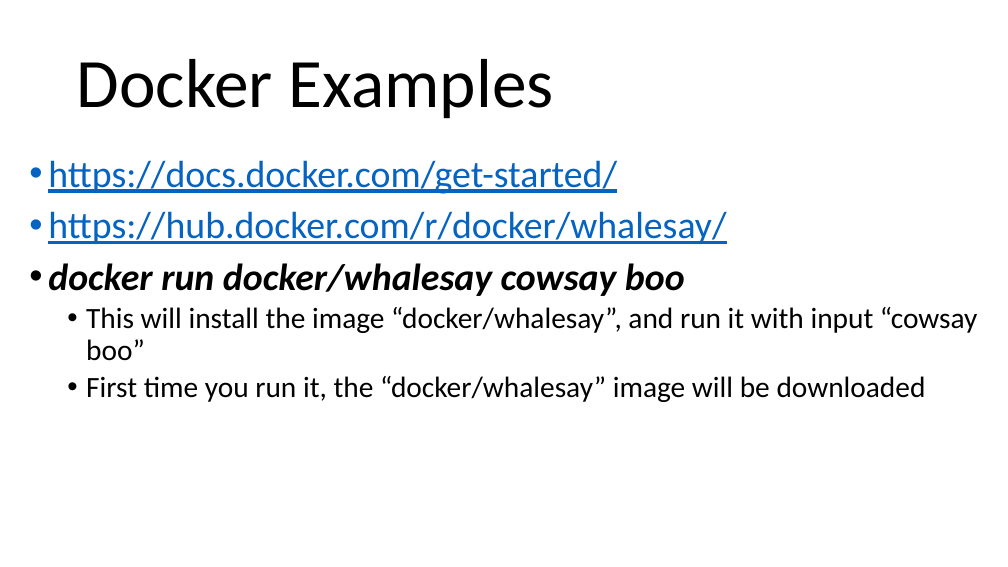
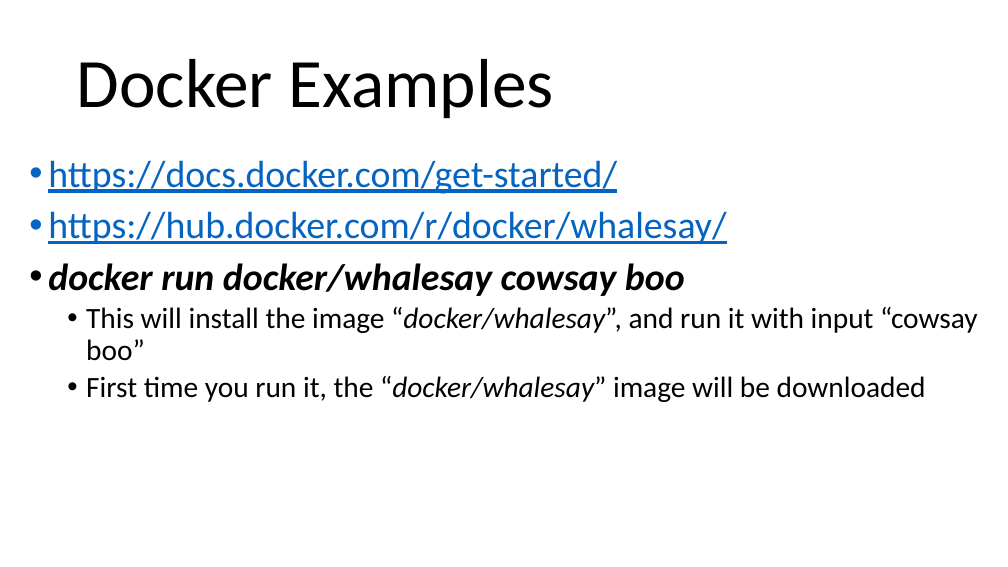
Before and after one commit to arcuri82/testing_security_development_enterprise_systems, a slide deck: slide 54 of doc/intro/slides/lesson_07_jsf.pptx (slide 56 before the commit). Drawn at 1008x567 pixels with LibreOffice and Linux fonts; fonts in the diff are those of the drawing. Boxes give left, top, right and bottom in pixels: in the first picture for what was removed or moved away, otherwise in the second. Text is boxed around its words. In the diff, an @@ line names an element or a change of style, - is before the commit and + after.

```diff
--- a/doc/intro/slides/lesson_07_jsf.pptx
+++ b/doc/intro/slides/lesson_07_jsf.pptx
@@ text at box(86, 307, 978, 402): italic on in "“docker/whalesay”,", "“docker/whalesay”" @@
```
Also in this commit, not shown: 2 other slides changed, 2 slides removed, 1 other file.
